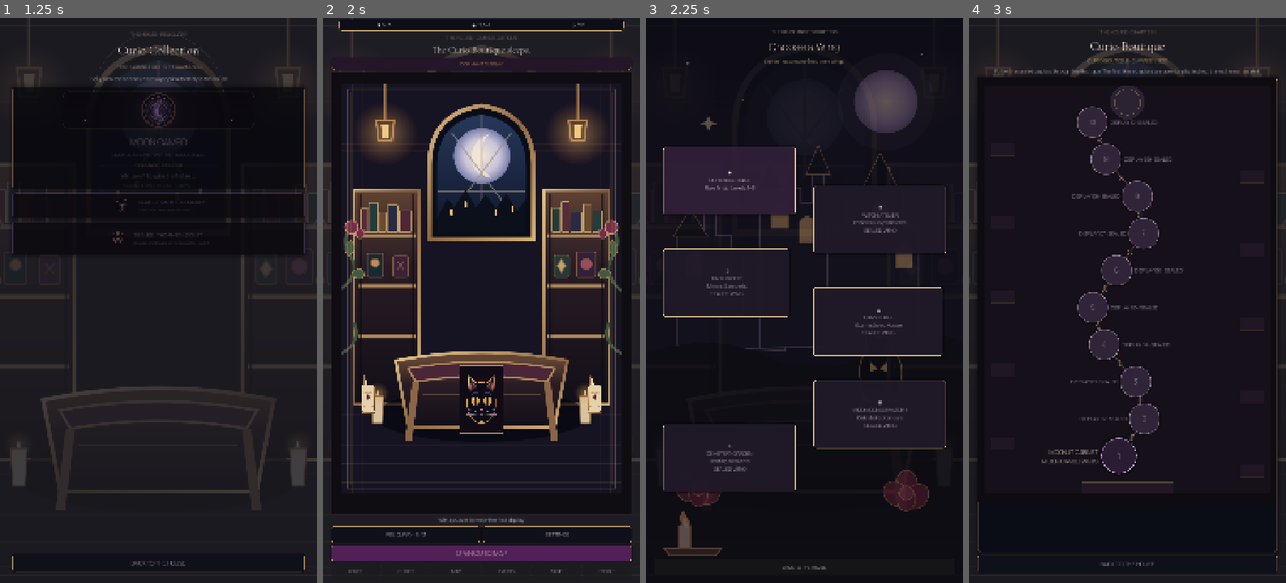
Above: before the commit, frames 1-4 (left to right).
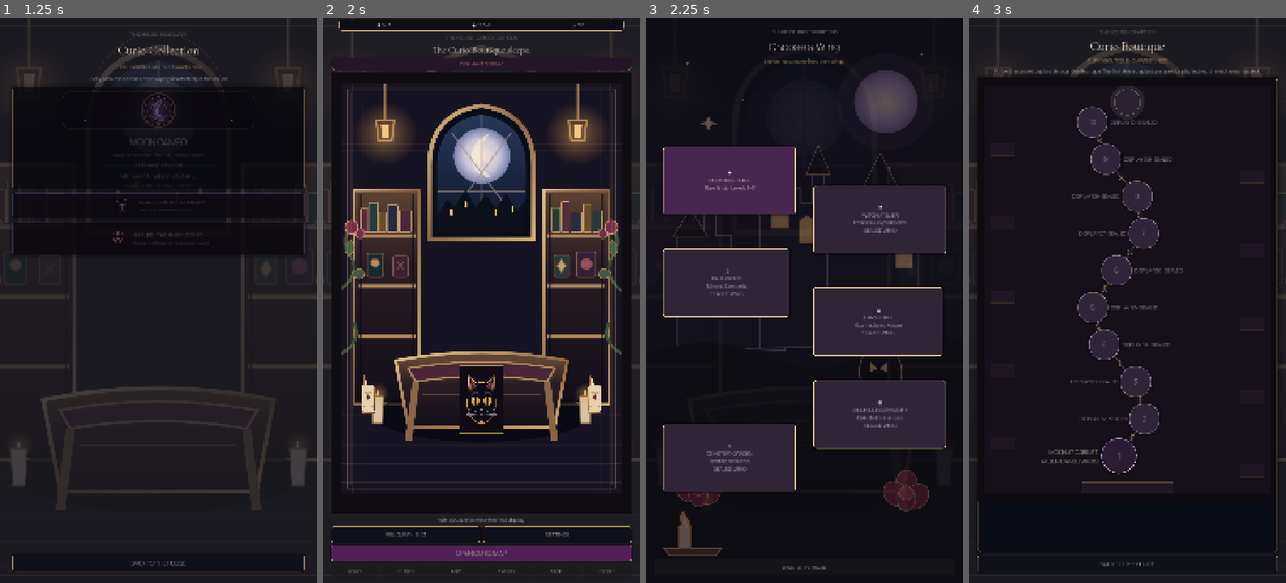
Above: after the commit, the same moments.

Repository: Jay-prodesign/akilta-match3
Game: Godot game, scene res://src/app/app_bootstrap.tscn
Same seed, same stepped clock (60 frames per second), same inputs: the game is played once before the commit and once after it.
Inputs:
- Up to frame 1 (1.25 s): click "RELIQUARY · 0 / 3" at 0.5 s
- Up to frame 2 (2 s): click "BACK TO THE HOUSE" at 1.25 s
- Up to frame 3 (2.25 s): click "OPEN CURIO MAP" at 2 s
- Up to frame 4 (3 s): click "✦ CURIO BOUTIQUE Rare finds ·…" at 2.75 s

Frames 1-2 are identical in both runs. In frame 3, 4.9% of the frame differs, in the area x 5-75%, y 22-84%; in frame 4, nothing differs.

Commit message:
fix(chapter map): isolate UI draw layers and restore high-contrast chapter labels

Diff:
--- a/src/ui/map/chapter_select.gd
+++ b/src/ui/map/chapter_select.gd
@@ -20,12 +20,15 @@
 	layout.offset_top = 34
 	layout.offset_bottom = -28
 	layout.add_theme_constant_override("separation", 14)
+	layout.z_index = 10
+	layout.modulate = Color.WHITE
 	add_child(layout)
 
 	var world_art := TextureRect.new()
 	world_art.name = "HouseWorldBackdrop"
 	world_art.set_anchors_and_offsets_preset(Control.PRESET_FULL_RECT)
 	world_art.mouse_filter = Control.MOUSE_FILTER_IGNORE
+	world_art.z_index = -1
 	world_art.texture = PieceAssetLoader.ornament("res://assets/world/ch01_curio_boutique/north_star_splash.svg")
 	world_art.expand_mode = TextureRect.EXPAND_IGNORE_SIZE
 	world_art.stretch_mode = TextureRect.STRETCH_KEEP_ASPECT_COVERED
@@ -79,11 +82,11 @@
 		button.disabled = not bool(data["open"])
 		button.text = "%s\n%s\n%s%s" % [String(data["glyph"]), String(data["name"]), String(data["detail"]), "" if bool(data["open"]) else "\nSEALED WING"]
 		button.add_theme_font_size_override("font_size", 18)
-		button.add_theme_color_override("font_color", Color("#FFF0D8"))
-		button.add_theme_color_override("font_disabled_color", Color("#D2C4D7"))
+		button.add_theme_color_override("font_color", Color("#FFF7E9"))
+		button.add_theme_color_override("font_disabled_color", Color("#E9DDEC"))
 		var box := StyleBoxFlat.new()
-		box.bg_color = Color("#302039", 0.94) if bool(data["open"]) else Color("#211A2A", 0.90)
-		box.border_color = Color("#E8C987", 1.0 if bool(data["open"]) else 0.78)
+		box.bg_color = Color("#482650", 0.99) if bool(data["open"]) else Color("#302638", 0.97)
+		box.border_color = Color("#F2D49A", 1.0 if bool(data["open"]) else 0.92)
 		box.set_border_width_all(1)
 		box.set_corner_radius_all(8)
 		box.shadow_color = Color(0, 0, 0, 0.55)
